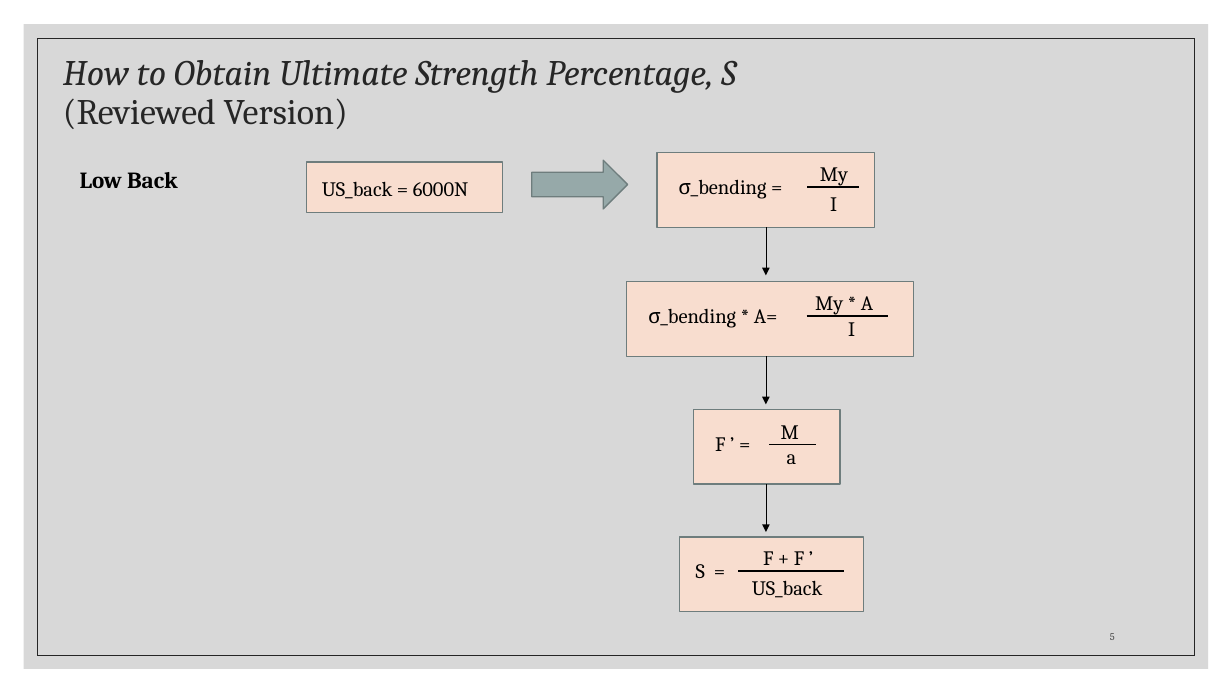
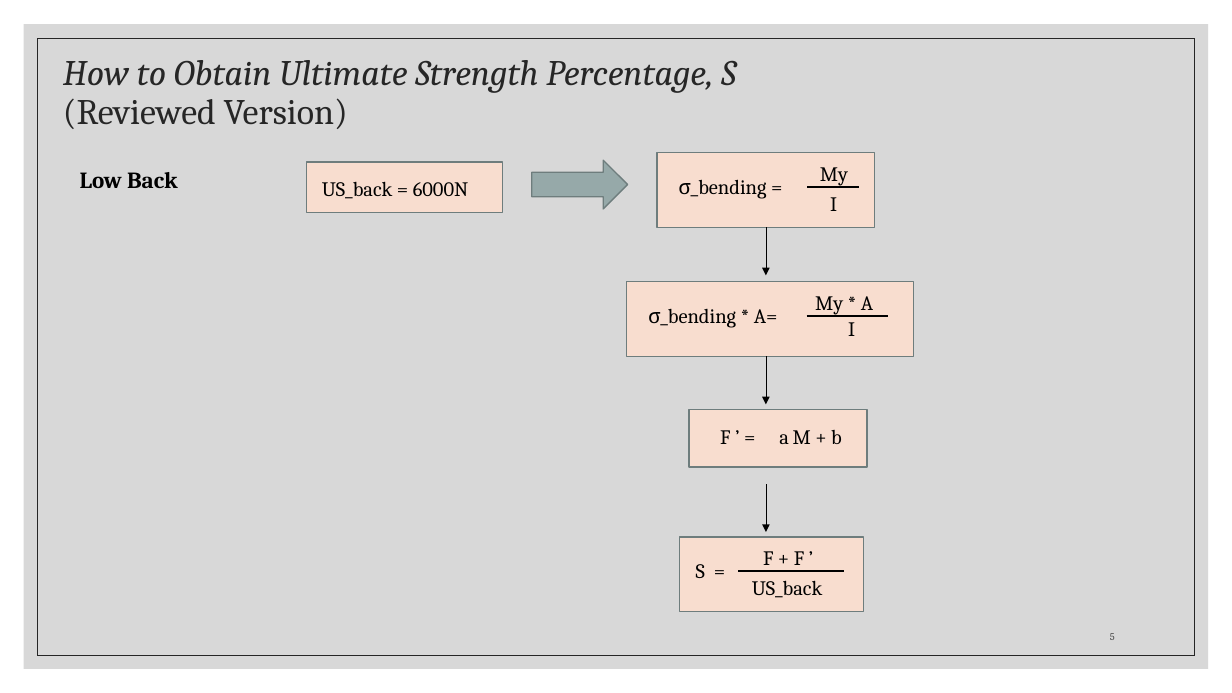
Before and after one commit to Albertlor/URECA, a slide deck: slide 5 of Meeting_Materials/Ergonomics Semester 2 Week 9.pptx. Drawn at 1232x693 pixels with LibreOffice and Linux fonts; fonts in the diff are those of the drawing. Boxes give left, top, right and bottom in pixels: in the first picture for what was removed or moved away, otherwise in the second. Text is boxed around its words. In the diff, an @@ line names an element or a change of style, - is before the commit and + after.

```diff
--- a/Meeting_Materials/Ergonomics Semester 2 Week 9.pptx
+++ b/Meeting_Materials/Ergonomics Semester 2 Week 9.pptx
@@ rectangle: place and size @@
-rectangle at <box>694,409,840,484</box>
+rectangle at <box>689,409,868,467</box>
@@ text "F ’ =": place and size @@
-text "F ’ =" at <box>715,437,725,451</box>
+text "F ’ =" at <box>720,430,730,444</box>
@@ line removed from (770, 445) to (816, 445) @@
@@ text "a": place and size @@
-text "a" at <box>787,454,797,464</box>
+text "a" at <box>779,434,789,444</box>
@@ text at <box>793,430,842,444</box>: text changed @@
-M
+M + b
```
Also in this commit, not shown: 4 other slides changed, 2 slides added, 30 other files.
